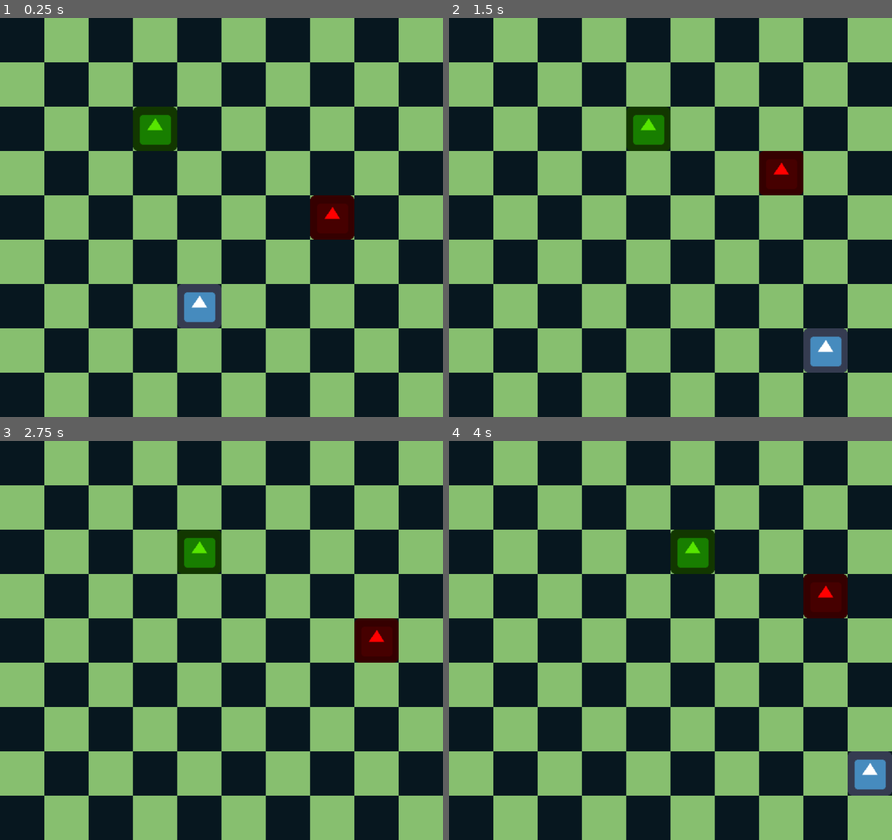
Above: before the commit, frames 1-4 (two rows, left to right).
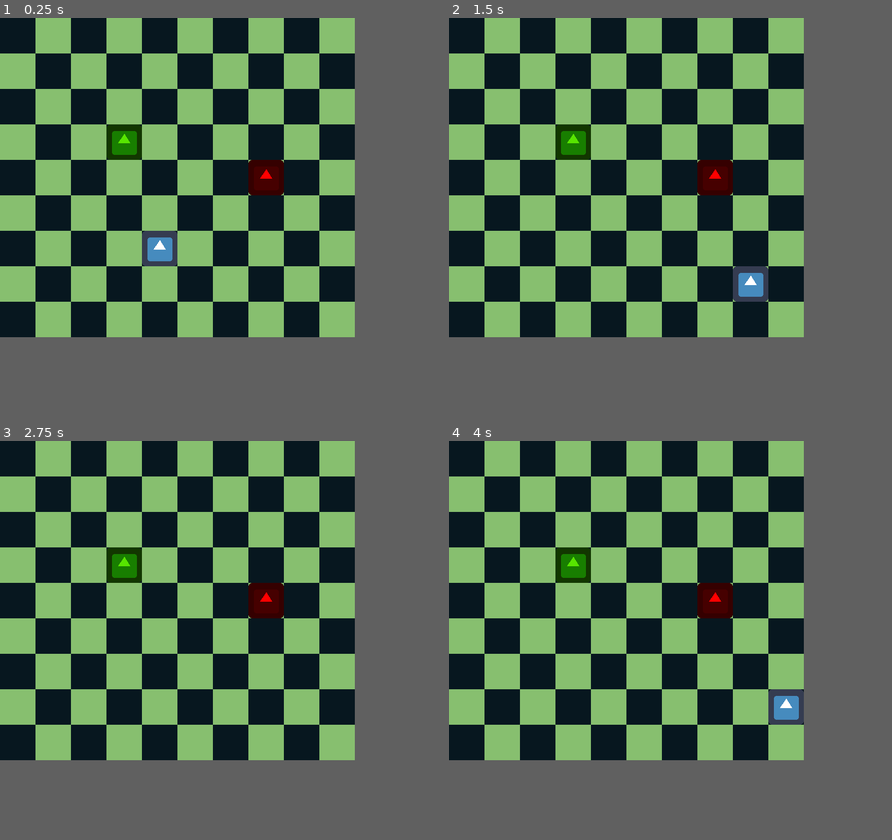
Above: after the commit, the same moments.

Repository: Eadric-the-Unwise/tilegrid
Game: Godot game, scene res://Main.tscn
The game is run twice, just before and just after one commit, with the same random seed, the same clock (stepped at 60 frames per second) and the same inputs. The engine's default icon, where the game draws it, is replaced by a stand-in: a white triangle on a blue panel in a dark square.
Inputs:
- Up to frame 1 (0.25 s): no input
- Up to frame 2 (1.5 s): tap Enter at 0.5 s; hold D (move_right) 0.53-1.28 s; hold Space (select) 0.53-1.28 s; hold S (move_down) from 1.28 s (still down); tap Space (select) at 1.35 s
- Up to frame 3 (2.75 s): release S (move_down) at 2.03 s; hold D (move_right) from 2.03 s (still down); hold Space (select) from 2.03 s (still down)
- Up to frame 4 (4 s): release D (move_right) at 2.78 s; release Space (select) at 2.78 s; hold W (move_up) 2.78-3.53 s; tap Space (select) at 2.85 s; hold A (move_left) from 3.53 s (still down); hold Space (select) from 3.53 s (still down)
The window is 799x720 before the commit and 640x576 after it. Grey fills any space a smaller window leaves; there, only what the larger window draws over its background counts as a difference.

The runs differ from the first frame. In frame 1, 53% of the frame differs, in the area x 0-100%, y 0-100%; in frame 2, 52%; in frame 3, 52%; in frame 4, 53%.

Commit message:
fix area2d corners for in_combat checks

Diff:
--- a/Enemy.gd
+++ b/Enemy.gd
@@ -6,9 +6,9 @@
 export var move_pattern := [Vector2.ZERO, Vector2.ZERO, Vector2.ZERO, Vector2.ZERO]
 var index : int = 0
 # "8x8 cell
-var cell_size := 48
+var cell_size := 32
 # "16x16" unit
-var unit_size := 96
+var unit_size := 64
 # enemy tracking in enemy_list (main.gd)
 var tracking_index := 0
 
@@ -19,16 +19,16 @@
 func _ready() -> void:
 	# Set player starting position
 	#position = spawn_point
-	Autoload.connect("PlayerMovedSignal", self, "_on_player_moved")
+	#Autoload.connect("PlayerMovedSignal", self, "_on_player_moved")
 	Autoload.connect("PlayerAttackSignal", self, "_on_player_attacked")
 	area.connect("body_entered", self, "_on_Area2D_body_entered")
 
 func _on_Area2D_body_entered(_body: Node2D):
-	print("BODY ENTERED")
+	print("Enemy " + str(tracking_index) + "_BODY ENTERED AREA2D")
 
 func _on_player_moved():
-	position += move_pattern[index % 4] * unit_size
-	index += 1
+		position += move_pattern[index % 4] * unit_size
+		index += 1
 	#print("Enemy Index: " + str(index% 4))
 
 
--- a/Enemy.tscn
+++ b/Enemy.tscn
@@ -1,21 +1,12 @@
-[gd_scene load_steps=8 format=2]
+[gd_scene load_steps=5 format=2]
 
 [ext_resource path="res://icon.png" type="Texture" id=1]
 [ext_resource path="res://Enemy.gd" type="Script" id=2]
 
+[sub_resource type="RectangleShape2D" id=5]
+extents = Vector2( 21.3333, 21.3333 )
+
 [sub_resource type="RectangleShape2D" id=1]
-extents = Vector2( 32, 32 )
-
-[sub_resource type="RectangleShape2D" id=2]
-extents = Vector2( 32, 32 )
-
-[sub_resource type="RectangleShape2D" id=3]
-extents = Vector2( 32, 32 )
-
-[sub_resource type="RectangleShape2D" id=4]
-extents = Vector2( 32, 32 )
-
-[sub_resource type="RectangleShape2D" id=5]
 extents = Vector2( 32, 32 )
 
 [node name="Enemy" type="KinematicBody2D"]
@@ -23,30 +14,20 @@
 
 [node name="Sprite" type="Sprite" parent="."]
 modulate = Color( 1, 0, 0, 1 )
-position = Vector2( 48, 48 )
-scale = Vector2( 1.5, 1.5 )
+position = Vector2( 32, 32 )
 texture = ExtResource( 1 )
 
+[node name="CollisionShape" type="CollisionShape2D" parent="."]
+modulate = Color( 1, 1, 1, 0.392157 )
+position = Vector2( 32, 32 )
+scale = Vector2( 1.5, 1.5 )
+shape = SubResource( 5 )
+
 [node name="Area2D" type="Area2D" parent="."]
+collision_layer = 0
 collision_mask = 2
 
 [node name="CollisionShape2D" type="CollisionShape2D" parent="Area2D"]
-position = Vector2( -48, 48 )
+modulate = Color( 1, 1, 1, 0.321569 )
+position = Vector2( 32, 32 )
 shape = SubResource( 1 )
-
-[node name="CollisionShape2D2" type="CollisionShape2D" parent="Area2D"]
-position = Vector2( 48, -48 )
-shape = SubResource( 2 )
-
-[node name="CollisionShape2D3" type="CollisionShape2D" parent="Area2D"]
-position = Vector2( 144, 48 )
-shape = SubResource( 3 )
-
-[node name="CollisionShape2D4" type="CollisionShape2D" parent="Area2D"]
-position = Vector2( 48, 144 )
-shape = SubResource( 4 )
-
-[node name="CollisionShape" type="CollisionShape2D" parent="."]
-position = Vector2( 48, 48 )
-scale = Vector2( 1.5, 1.5 )
-shape = SubResource( 5 )
--- a/EnemyBat.gd
+++ b/EnemyBat.gd
@@ -6,3 +6,5 @@
 	position += move_pattern[index % 4] * unit_size
 	index += 1
 	#print("Bat Index: " + str(index % 4))
+func _on_Area2D_body_entered(_body: Node2D):
+	print("Enemy " + str(tracking_index) + "_BODY ENTERED AREA2D")
--- a/EnemyBat.tscn
+++ b/EnemyBat.tscn
@@ -8,3 +8,6 @@
 
 [node name="Sprite" parent="." index="0"]
 modulate = Color( 0.345098, 0.901961, 0, 1 )
+
+[node name="CollisionShape" parent="." index="1"]
+self_modulate = Color( 0, 0, 0, 0.352941 )
--- a/Main.gd
+++ b/Main.gd
@@ -12,7 +12,7 @@
 #onready var old_globalPosition : Vector2 = player.global_position
 
 # "8x8 cell
-var cell_size := 48
+var cell_size := 32
 
 
 func _ready() -> void:
--- a/Main.tscn
+++ b/Main.tscn
@@ -1,31 +1,30 @@
-[gd_scene load_steps=7 format=2]
+[gd_scene load_steps=6 format=2]
 
 [ext_resource path="res://Player.tscn" type="PackedScene" id=1]
 [ext_resource path="res://res/background_grid_checkered.png" type="Texture" id=2]
 [ext_resource path="res://Enemy.tscn" type="PackedScene" id=3]
 [ext_resource path="res://Main.gd" type="Script" id=4]
 [ext_resource path="res://EnemyBat.tscn" type="PackedScene" id=5]
-[ext_resource path="res://Enemies.gd" type="Script" id=6]
 
 [node name="Main" type="Node2D"]
 script = ExtResource( 4 )
 
 [node name="BackgroundGridCheckered" type="Sprite" parent="."]
-position = Vector2( 480, 432 )
+position = Vector2( 320, 288 )
+scale = Vector2( 0.666667, 0.666667 )
 texture = ExtResource( 2 )
 
 [node name="Player" parent="." instance=ExtResource( 1 )]
-position = Vector2( 384, 576 )
+position = Vector2( 256, 384 )
 
 [node name="Enemies" type="Node2D" parent="."]
-script = ExtResource( 6 )
+
+[node name="Enemy" parent="Enemies" instance=ExtResource( 3 )]
+position = Vector2( 448, 256 )
+move_pattern = [ Vector2( 0, -1 ), Vector2( 1, 0 ), Vector2( 0, 1 ), Vector2( -1, 0 ) ]
+spawn_point = Vector2( 448, 256 )
 
 [node name="EnemyBat" parent="Enemies" instance=ExtResource( 5 )]
-position = Vector2( 288, 192 )
+position = Vector2( 192, 192 )
 move_pattern = [ Vector2( 1, 0 ), Vector2( 1, 0 ), Vector2( -1, 0 ), Vector2( -1, 0 ) ]
-spawn_point = Vector2( 288, 192 )
-
-[node name="Enemy" parent="Enemies" instance=ExtResource( 3 )]
-position = Vector2( 672, 384 )
-move_pattern = [ Vector2( 0, -1 ), Vector2( 1, 0 ), Vector2( 0, 1 ), Vector2( -1, 0 ) ]
-spawn_point = Vector2( 672, 384 )
+spawn_point = Vector2( 192, 192 )
--- a/Player.gd
+++ b/Player.gd
@@ -7,9 +7,9 @@
 onready var area := $Area2D
 
 # "8x8 cell
-var cell_size := 48
+var cell_size := 32
 # "16x16" unit
-var unit_size := 96
+var unit_size := 64
 var spawn_point := Vector2(8.0, 12.0)
 var in_combat : bool = false
 
@@ -25,11 +25,10 @@
 	area.connect("body_entered", self, "_on_Area2D_body_entered")
 
 func _process(_delta: float) -> void:
-	if move_timer.time_left == 0.0:
-		_move_player()
 	if in_combat && attack_timer.time_left == 0.0:
 		render_combat()
-
+	if !in_combat && move_timer.time_left == 0.0:
+		_move_player()
 
 func _on_Area2D_body_entered(body: Node):
 	in_combat = true
--- a/Player.tscn
+++ b/Player.tscn
@@ -1,30 +1,21 @@
-[gd_scene load_steps=8 format=2]
+[gd_scene load_steps=5 format=2]
 
 [ext_resource path="res://icon.png" type="Texture" id=1]
 [ext_resource path="res://Player.gd" type="Script" id=2]
 
 [sub_resource type="RectangleShape2D" id=3]
-extents = Vector2( 48, 48 )
+extents = Vector2( 32, 32 )
 
 [sub_resource type="RectangleShape2D" id=1]
-extents = Vector2( 32, 32 )
-
-[sub_resource type="RectangleShape2D" id=2]
-extents = Vector2( 32, 32 )
-
-[sub_resource type="RectangleShape2D" id=4]
-extents = Vector2( 32, 32 )
-
-[sub_resource type="RectangleShape2D" id=5]
-extents = Vector2( 32, 32 )
+extents = Vector2( 8, 40 )
 
 [node name="Player" type="KinematicBody2D"]
 collision_layer = 2
+collision_mask = 0
 script = ExtResource( 2 )
 
 [node name="Sprite" type="Sprite" parent="."]
-position = Vector2( 48, 48 )
-scale = Vector2( 1.5, 1.5 )
+position = Vector2( 32, 32 )
 texture = ExtResource( 1 )
 
 [node name="MoveTimer" type="Timer" parent="."]
@@ -36,24 +27,17 @@
 one_shot = true
 
 [node name="CollisionShape2D" type="CollisionShape2D" parent="."]
-position = Vector2( 48, 48 )
+position = Vector2( 32, 32 )
 shape = SubResource( 3 )
 
 [node name="Area2D" type="Area2D" parent="."]
-collision_layer = 2
+collision_layer = 0
 
 [node name="EnemyCollision1" type="CollisionShape2D" parent="Area2D"]
-position = Vector2( 48, 144 )
+position = Vector2( 32, 32 )
 shape = SubResource( 1 )
 
 [node name="EnemyCollision2" type="CollisionShape2D" parent="Area2D"]
-position = Vector2( -48, 48 )
-shape = SubResource( 2 )
-
-[node name="CollisionShape2D" type="CollisionShape2D" parent="Area2D"]
-position = Vector2( 144, 48 )
-shape = SubResource( 4 )
-
-[node name="CollisionShape2D2" type="CollisionShape2D" parent="Area2D"]
-position = Vector2( 48, -48 )
-shape = SubResource( 5 )
+position = Vector2( 32, 32 )
+rotation = 1.57079
+shape = SubResource( 1 )
--- a/project.godot
+++ b/project.godot
@@ -20,8 +20,8 @@
 
 [display]
 
-window/size/width=960
-window/size/height=864
+window/size/width=640
+window/size/height=576
 
 [gui]
 
